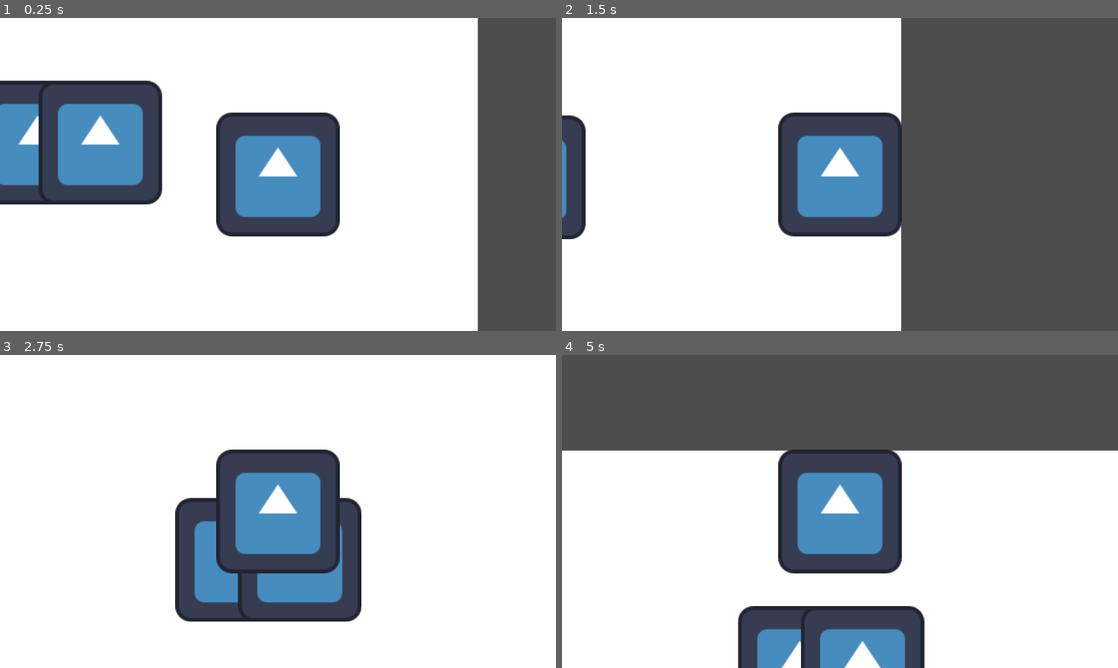
Above: before the commit, frames 1-4 (two rows, left to right).
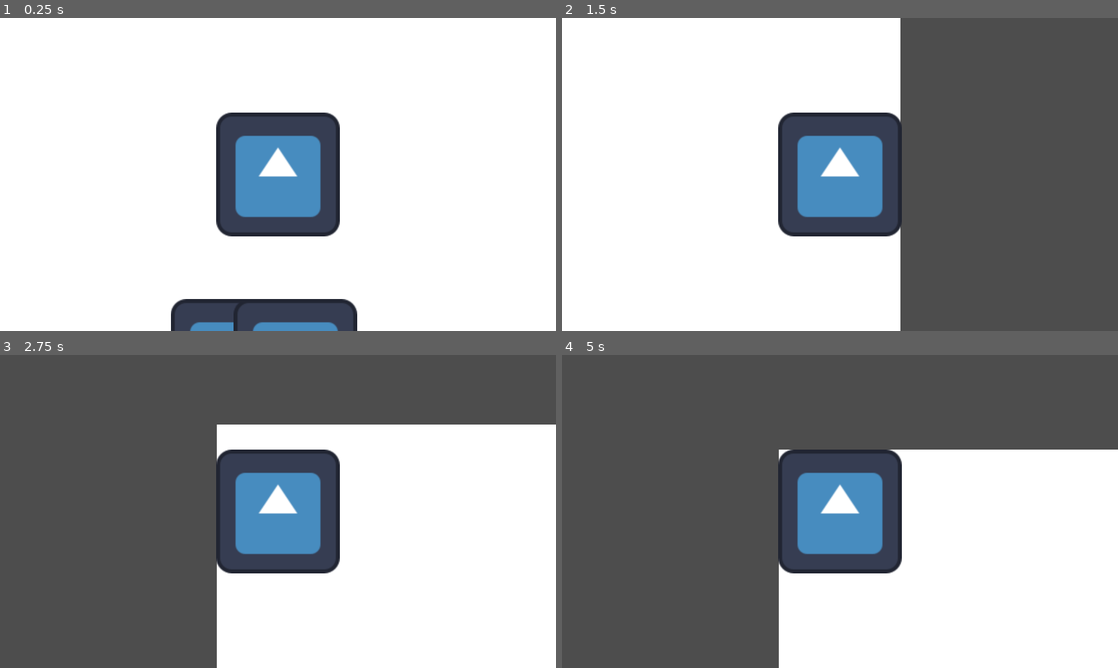
Above: after the commit, the same moments.

Repository: MrKatzenGaming/Facharbeit-2025-game-FLL
Game: Godot game, scene res://main.tscn
The game is run twice, just before and just after one commit, with the same random seed, the same clock (stepped at 60 frames per second) and the same inputs. The engine's default icon, where the game draws it, is replaced by a stand-in: a white triangle on a blue panel in a dark square.
Inputs:
- Up to frame 1 (0.25 s): no input
- Up to frame 2 (1.5 s): tap Enter at 0.5 s; hold D (ctrl_right) from 0.53 s (still down); tap Up (ctrl_up) at 0.77 s; tap Space at 1.25 s
- Up to frame 3 (2.75 s): tap Up (ctrl_up) at 1.52 s; tap Enter at 2 s; release D (ctrl_right) at 2.03 s; hold A (ctrl_left) from 2.03 s (still down)
- Up to frame 4 (5 s): release A (ctrl_left) at 2.78 s; hold D (ctrl_right) 2.78-4.28 s; tap Up (ctrl_up) at 3.02, 3.77, 4.52 s; tap Space at 4.25 s; hold A (ctrl_left) from 4.28 s (still down)

The runs differ from the first frame. In frame 1, 29% of the frame differs, in the area x 0-100%, y 0-100%; in frame 2, 1.7%; in frame 3, 56%; in frame 4, 31%.

Commit message:
test hiding objects

Diff:
--- /dev/null
+++ b/Object-Colission-Check.gd
@@ -0,0 +1,19 @@
+extends Area2D
+
+var hiddenc = false
+# Called when the node enters the scene tree for the first time.
+func _ready() -> void:
+	pass # Replace with function body.
+
+
+# Called every frame. 'delta' is the elapsed time since the previous frame.
+func _process(_delta: float) -> void:
+	if hiddenc == true:
+		hide()
+		set_physics_process(false)
+
+
+
+func _on_body_entered(body: Node2D) -> void:
+	if body.is_in_group("Player"):
+		hiddenc = true
--- a/character_body_2d.gd
+++ b/character_body_2d.gd
@@ -1,15 +1,12 @@
 extends CharacterBody2D
 
 
-const SPEED = 500.0
+const SPEED = 1000.0
 
 
-func _physics_process(delta: float) -> void:
+func _physics_process(_delta: float) -> void:
 
 
-	#print("Wall: ",is_on_wall())
-	#print("Floor: ",is_on_floor())
-	#print("Ceil: ",is_on_ceiling())
 	# Handle jump.
 	var dirud := Input.get_axis("ctrl_up", "ctrl_down")
 	if dirud:
@@ -24,5 +21,4 @@
 	else:
 		velocity.x = move_toward(velocity.x, 0, SPEED)
 
-
 	move_and_slide()
--- a/main.tscn
+++ b/main.tscn
@@ -4,7 +4,7 @@
 [ext_resource type="PackedScene" uid="uid://b7nxsaece46sx" path="res://object.tscn" id="2_uy0i2"]
 
 [sub_resource type="RectangleShape2D" id="RectangleShape2D_v5l6r"]
-size = Vector2(20, 612.5)
+size = Vector2(20, 960.125)
 
 [sub_resource type="RectangleShape2D" id="RectangleShape2D_qj0ml"]
 size = Vector2(884, 20)
@@ -12,32 +12,30 @@
 [node name="Main" type="Node2D"]
 
 [node name="ColorRect" type="ColorRect" parent="."]
-offset_left = -344.0
-offset_top = 233.0
-offset_right = 455.0
-offset_bottom = 752.0
+offset_right = 800.0
+offset_bottom = 800.0
 
 [node name="Object" parent="." instance=ExtResource("2_uy0i2")]
-position = Vector2(-1, 458)
+position = Vector2(389, 444)
 
 [node name="Player" parent="." groups=["Player"] instance=ExtResource("1_ut43h")]
-position = Vector2(248, 491)
+position = Vector2(436, 251)
 
 [node name="Walls" type="StaticBody2D" parent="."]
 position = Vector2(36, 788)
 
 [node name="CollisionShape2D4" type="CollisionShape2D" parent="Walls"]
-position = Vector2(429, -283)
+position = Vector2(775, -342.938)
 shape = SubResource("RectangleShape2D_v5l6r")
 
 [node name="CollisionShape2D2" type="CollisionShape2D" parent="Walls"]
-position = Vector2(21, -566)
+position = Vector2(373, -798)
 shape = SubResource("RectangleShape2D_qj0ml")
 
 [node name="CollisionShape2D" type="CollisionShape2D" parent="Walls"]
-position = Vector2(9, -25)
+position = Vector2(356, 22)
 shape = SubResource("RectangleShape2D_qj0ml")
 
 [node name="CollisionShape2D3" type="CollisionShape2D" parent="Walls"]
-position = Vector2(-390, -302.75)
+position = Vector2(-46, -394.875)
 shape = SubResource("RectangleShape2D_v5l6r")
--- a/object.tscn
+++ b/object.tscn
@@ -1,6 +1,10 @@
-[gd_scene load_steps=2 format=3 uid="uid://b7nxsaece46sx"]
+[gd_scene load_steps=4 format=3 uid="uid://b7nxsaece46sx"]
 
 [ext_resource type="Texture2D" uid="uid://bjaqacy5f7gx2" path="res://icon.svg" id="1_o7tdn"]
+[ext_resource type="Script" path="res://Object-Colission-Check.gd" id="2_qk7kn"]
+
+[sub_resource type="RectangleShape2D" id="RectangleShape2D_uj46r"]
+size = Vector2(193, 129)
 
 [node name="Object" type="Node2D"]
 
@@ -10,3 +14,12 @@
 [node name="Sprite2D2" type="Sprite2D" parent="."]
 position = Vector2(65, 0)
 texture = ExtResource("1_o7tdn")
+
+[node name="Area2D" type="Area2D" parent="."]
+script = ExtResource("2_qk7kn")
+
+[node name="CollisionShape2D" type="CollisionShape2D" parent="Area2D"]
+position = Vector2(32.5, -0.5)
+shape = SubResource("RectangleShape2D_uj46r")
+
+[connection signal="body_entered" from="Area2D" to="Area2D" method="_on_body_entered"]
--- a/player.tscn
+++ b/player.tscn
@@ -8,7 +8,7 @@
 
 [node name="Player" type="Node2D"]
 
-[node name="CharacterBody2D" type="CharacterBody2D" parent="."]
+[node name="CharacterBody2D" type="CharacterBody2D" parent="." groups=["Player"]]
 motion_mode = 1
 script = ExtResource("1_f7fnd")
 
Not shown, added: addons/godot-git-plugin/plugin.cfg
Not shown, changed: .gitignore
Not shown, added: addons/godot-git-plugin/LICENSE
Not shown, added: addons/godot-git-plugin/THIRDPARTY.md
Not shown, added: addons/godot-git-plugin/git_plugin.gdextension
Not shown, changed: addons/godot-git-plugin/linux/libgit_plugin.linux.editor.x86_64.so
Not shown, changed: addons/godot-git-plugin/macos/libgit_plugin.macos.editor.universal.dylib
Not shown, added: addons/godot-git-plugin/win64/libgit_plugin.windows.editor.x86_64.dll
Not shown, added: addons/godot-git-plugin/win64/libgit_plugin.windows.editor.x86_64.exp
Not shown, added: addons/godot-git-plugin/win64/libgit_plugin.windows.editor.x86_64.lib
Not shown, added: addons/godot-git-plugin/win64/~libgit_plugin.windows.editor.x86_64.dll
Not shown, added: mai2985.tmp
(and 1 more such lines)
